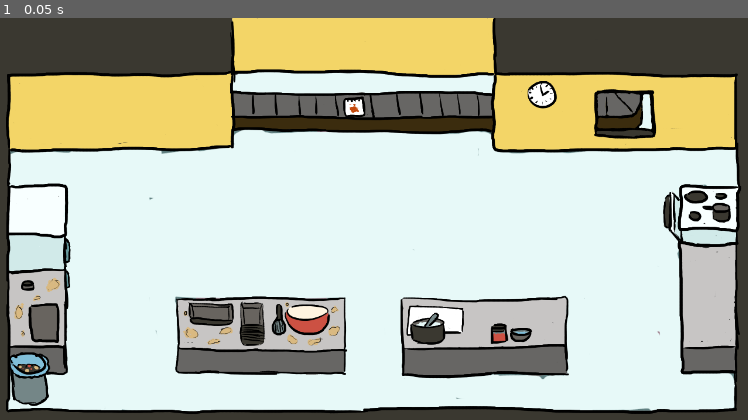
Above: before the commit, frame 1.
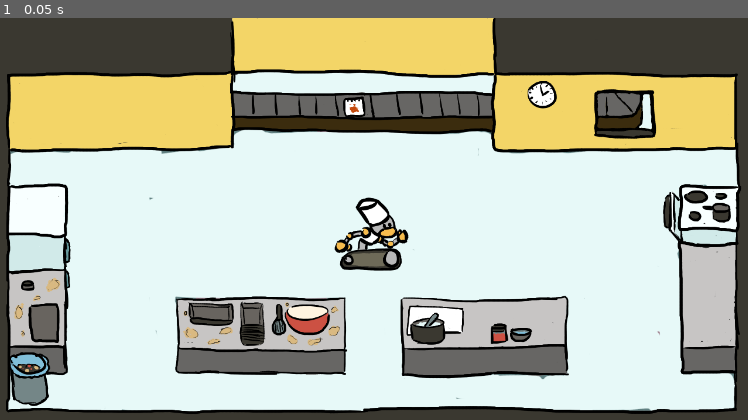
Above: after the commit, the same moment.

Repository: yanalex981/Tasty-Treads
Game: Godot game, scene res://Scenes/kitchen.tscn
Two runs of this game, one before a commit and one after it. Both use one fixed random seed, a clock stepped at 60 frames per second and the inputs below. Before the commit the project starts from res://Scenes/main.tscn.
Inputs:
- Up to frame 1 (0.05 s): no input

The runs differ from the first frame. In frame 1, 1.0% of the frame differs, in the area x 44-55%, y 44-63%.

Commit message:
added a timer for the round added a player spawn-point (might not keep) added collision boundaries added player (not coded) renamed the main scene to the kitchen scene instead because there will be an intro screen, break-time, etc, many other screens and the kitchen really isn't the main one

Diff:
--- /dev/null
+++ b/Scenes/kitchen.tscn
@@ -0,0 +1,49 @@
+[gd_scene load_steps=4 format=3 uid="uid://bg5pdgh4w3mao"]
+
+[ext_resource type="Texture2D" uid="uid://brni2ye3h35s7" path="res://Assets/kitchen_background.png" id="1_7se1p"]
+[ext_resource type="Texture2D" uid="uid://c0xc7n7boh6q" path="res://Assets/player.png" id="2_ptg0c"]
+
+[sub_resource type="RectangleShape2D" id="RectangleShape2D_yye5o"]
+size = Vector2(128, 48)
+
+[node name="kitchen_main" type="Node2D"]
+texture_filter = 1
+
+[node name="round_timer" type="Timer" parent="."]
+
+[node name="background" type="CanvasLayer" parent="."]
+layer = -1
+
+[node name="texture" type="TextureRect" parent="background"]
+anchors_preset = 8
+anchor_left = 0.5
+anchor_top = 0.5
+anchor_right = 0.5
+anchor_bottom = 0.5
+offset_left = -683.0
+offset_top = -384.0
+offset_right = 683.0
+offset_bottom = 384.0
+grow_horizontal = 2
+grow_vertical = 2
+texture = ExtResource("1_7se1p")
+
+[node name="player_spawn" type="Marker2D" parent="."]
+
+[node name="collision_boundaries" type="StaticBody2D" parent="."]
+
+[node name="boundaries" type="CollisionPolygon2D" parent="collision_boundaries"]
+polygon = PackedVector2Array(440, 224, 64, 224, 64, 424, 160, 424, 160, 608, 128, 608, 128, 672, 1304, 672, 1304, 608, 1208, 608, 1208, 336, 1304, 336, 1304, 224, 888, 224, 888, 192, 440, 192)
+
+[node name="player" type="CharacterBody2D" parent="."]
+position = Vector2(680, 432)
+metadata/_edit_group_ = true
+
+[node name="boundaries" type="CollisionShape2D" parent="player"]
+position = Vector2(0, -24)
+shape = SubResource("RectangleShape2D_yye5o")
+
+[node name="sprite" type="Sprite2D" parent="player"]
+texture = ExtResource("2_ptg0c")
+centered = false
+offset = Vector2(-64, -128)
--- a/Scenes/main.tscn
+++ /dev/null
@@ -1,22 +0,0 @@
-[gd_scene load_steps=2 format=3 uid="uid://bg5pdgh4w3mao"]
-
-[ext_resource type="Texture2D" uid="uid://brni2ye3h35s7" path="res://Assets/kitchen_background.png" id="1_8bxcp"]
-
-[node name="main" type="Node2D"]
-texture_filter = 1
-
-[node name="background" type="CanvasLayer" parent="."]
-
-[node name="texture" type="TextureRect" parent="background"]
-anchors_preset = 8
-anchor_left = 0.5
-anchor_top = 0.5
-anchor_right = 0.5
-anchor_bottom = 0.5
-offset_left = -683.0
-offset_top = -384.0
-offset_right = 683.0
-offset_bottom = 384.0
-grow_horizontal = 2
-grow_vertical = 2
-texture = ExtResource("1_8bxcp")
--- a/project.godot
+++ b/project.godot
@@ -11,7 +11,7 @@
 [application]
 
 config/name="Tasty-treads"
-run/main_scene="res://Scenes/main.tscn"
+run/main_scene="res://Scenes/kitchen.tscn"
 config/features=PackedStringArray("4.0", "Forward Plus")
 config/icon="res://icon.svg"
 
